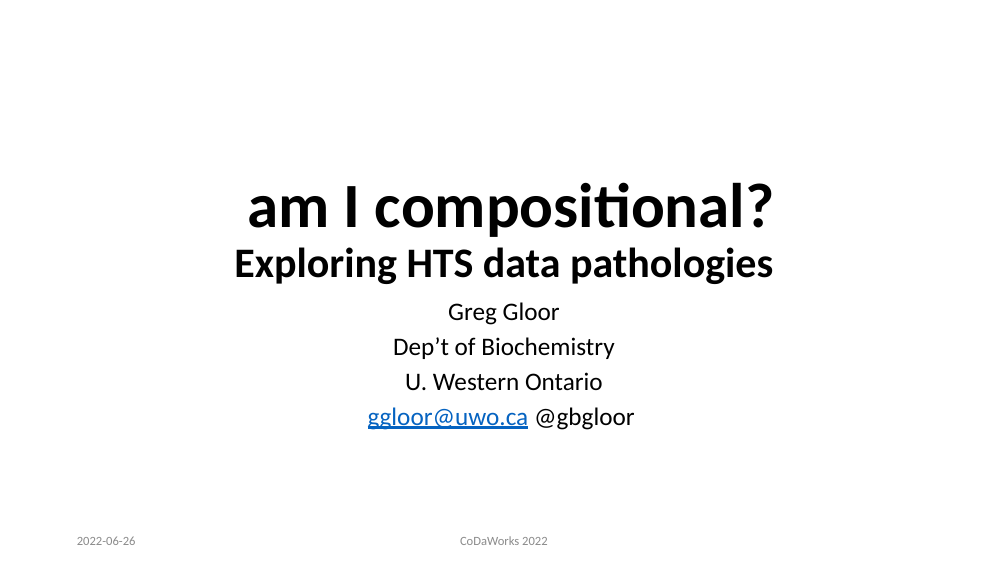
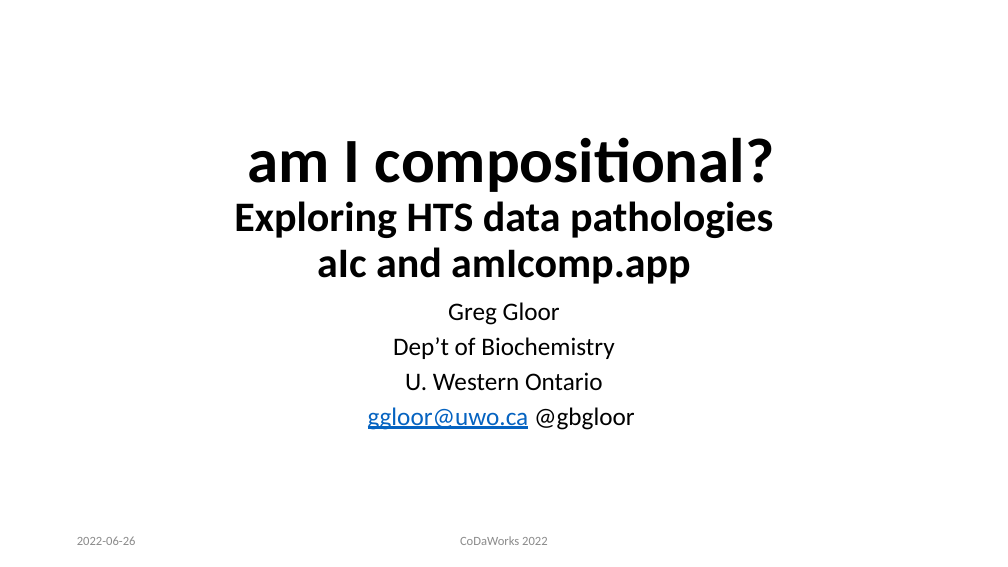
Before and after one commit to ggloor/compositions, a slide deck: slide 1 of presentations/aIc-CoDa-2022.pptx. Drawn at 1008x567 pixels with LibreOffice and Linux fonts; fonts in the diff are those of the drawing. Boxes give left, top, right and bottom in pixels: in the first picture for what was removed or moved away, otherwise in the second. Text is boxed around its words. In the diff, an @@ line names an element or a change of style, - is before the commit and + after.

```diff
--- a/presentations/aIc-CoDa-2022.pptx
+++ b/presentations/aIc-CoDa-2022.pptx
@@ title at bbox=[234, 137, 774, 284]: text changed @@
-am I compositional?
-Exploring HTS data pathologies
+am I compositional?
+Exploring HTS data pathologies
+aIc and amIcomp.app
```
Also in this commit, not shown: 7 other slides changed, 1 slide added, 6 other files.
